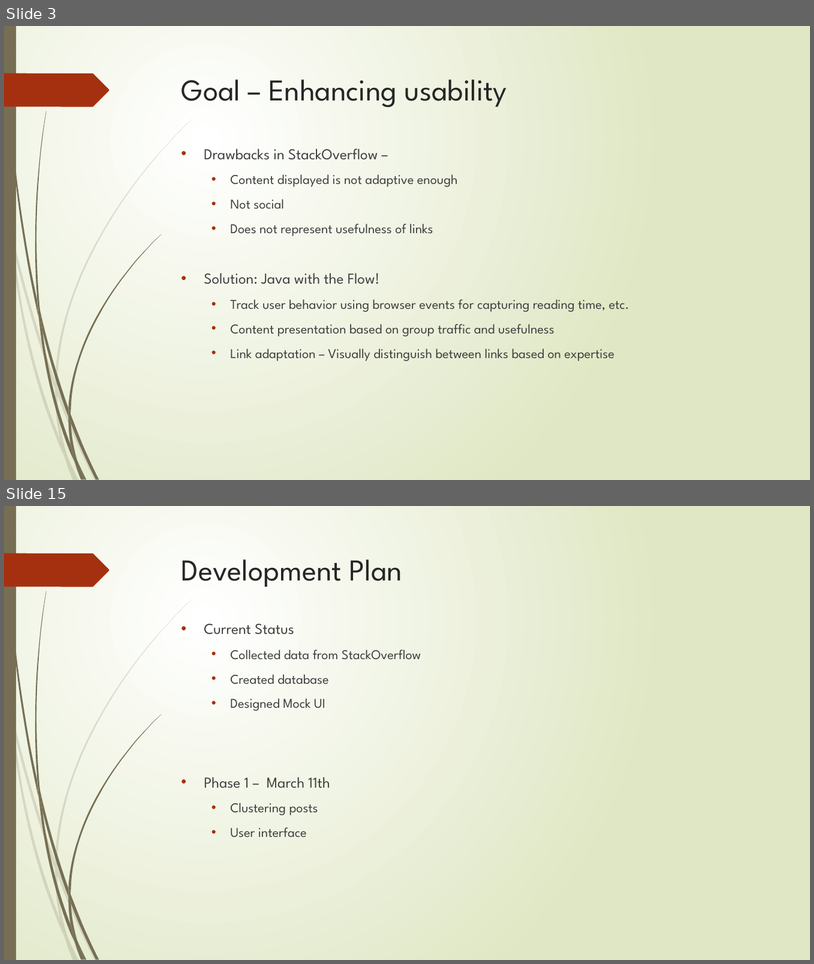
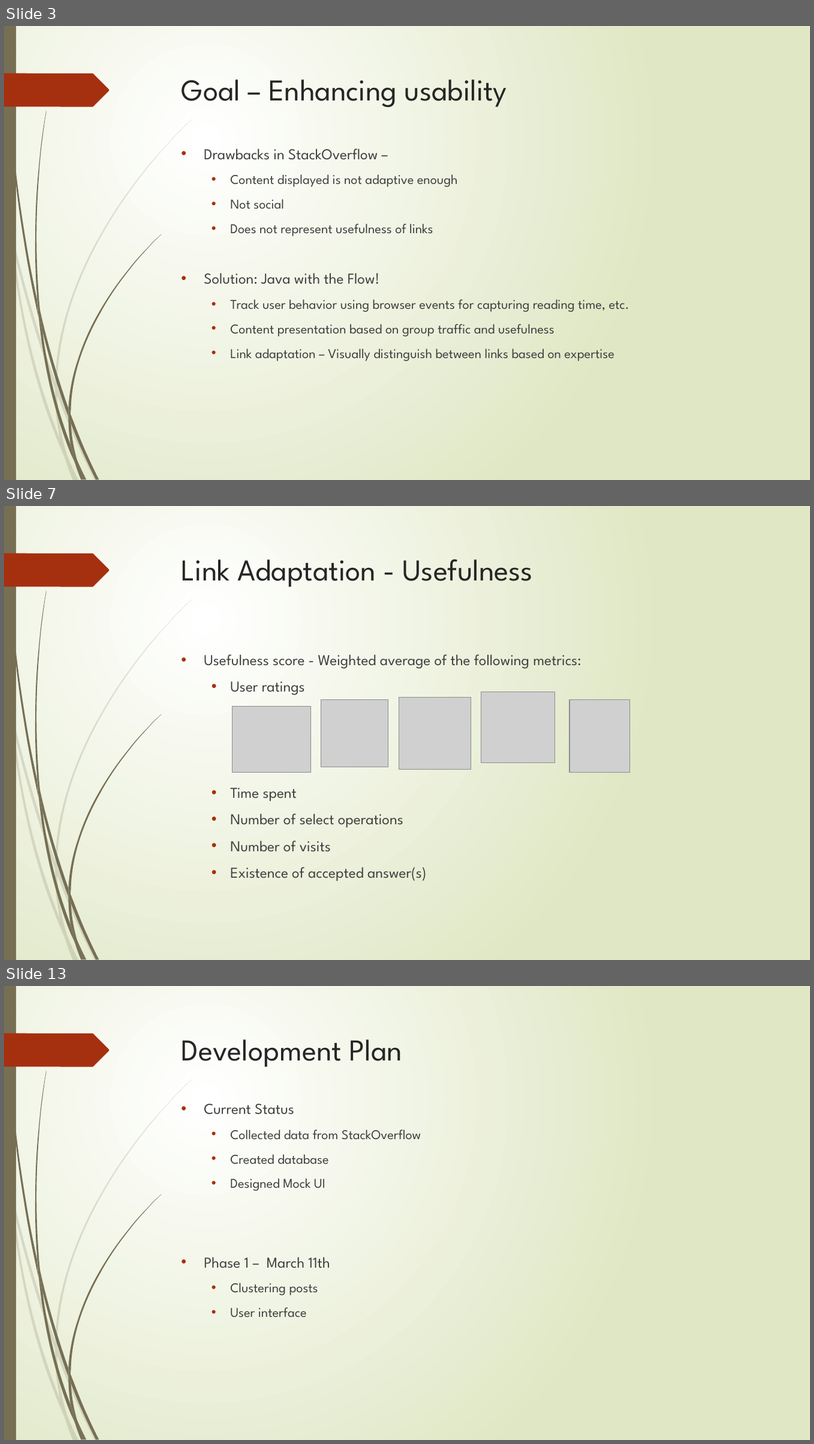
Before and after one commit to aartirao/JavaWithTheFlow, a slide deck: index/ppt/JavaWithTheFlow.pptx. Shown one above the other, each under a label of ours: slides 3 and 15 before the commit, slides 3, 7 and 13 after it; the slides between them are not shown. The pictures are 814x964 and 814x1444 pixels, drawn with LibreOffice and Linux fonts; fonts in the diff are those of the drawing; grey boxes stand for pictures. Boxes give left, top, right and bottom in pixels: in the first picture for what was removed or moved away, otherwise in the second. Text is boxed around its words. In the diff, an @@ line names an element or a change of style, - is before the commit and + after.

```diff
--- a/index/ppt/JavaWithTheFlow.pptx
+++ b/index/ppt/JavaWithTheFlow.pptx
@@ slide 7 added at (x1=4, y1=506, x2=810, y2=960), background gradient #FFFFFF to #DFE8C4; not listed: 24 template elements that a slide beside it also shows @@
@@ title added at (x1=182, y1=559, x2=533, y2=587), 36 pt, text #262626 @@
+Link Adaptation - Usefulness
@@ text added at (x1=204, y1=654, x2=581, y2=881), 18 pt, text #404040 @@
+• Usefulness score - Weighted average of the following metrics:
+  • User ratings
+  • Time spent
+  • Number of select operations
+  • Number of visits
+  • Existence of accepted answer(s)
@@ picture added at (x1=321, y1=700, x2=388, y2=767) @@
@@ picture added at (x1=399, y1=697, x2=471, y2=769) @@
@@ picture added at (x1=482, y1=692, x2=555, y2=762) @@
@@ picture added at (x1=570, y1=700, x2=630, y2=772) @@
@@ picture added at (x1=232, y1=706, x2=311, y2=772) @@
@@ what was slide 15 is now slide 13 @@
```
Also in this commit, not shown: 6 slides changed, 4 other slides added, 7 slides removed.
